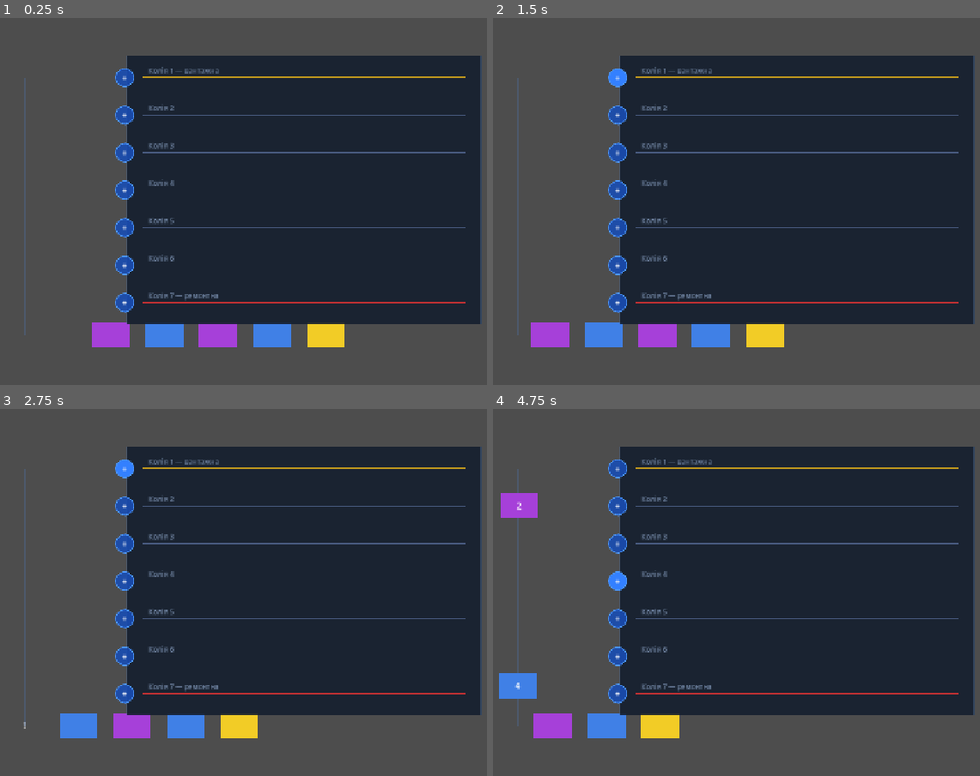
Above: before the commit, frames 1-4 (two rows, left to right).
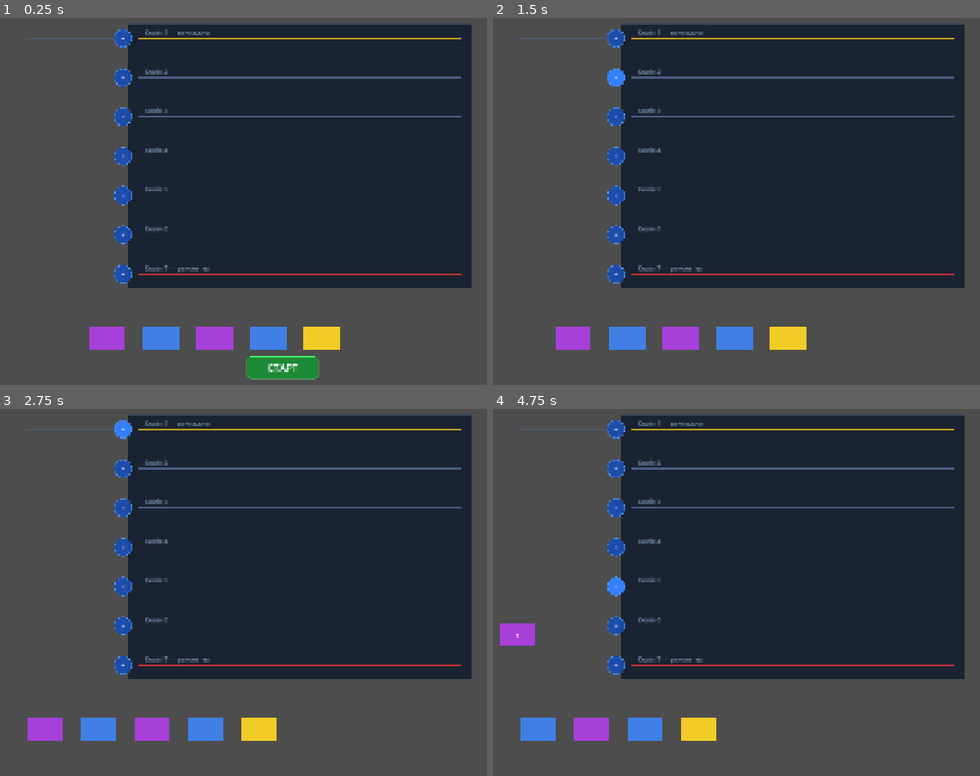
Above: after the commit, the same moments.

Repository: Fenimors99/shunting-game
Game: Godot game, scene res://scenes/GameScreen.tscn
The game is run twice, just before and just after one commit, with the same random seed, the same clock (stepped at 60 frames per second) and the same inputs.
Inputs (mouse positions are in pixels of both pictures, inside the frame that each line leads up to):
- Up to frame 1 (0.25 s): no input
- Up to frame 2 (1.5 s): click (775, 366) at 0.5 s, where only the run after the commit has a clickable "СТАРТ"; click "+" at 1.25 s
- Up to frame 3 (2.75 s): click "+" at 2 s
- Up to frame 4 (4.75 s): click "+" at 2.75 s; click "+" at 3.5 s; click "+" at 4.25 s

The runs differ from the first frame. In frame 1, 21% of the frame differs, in the area x 4-99%, y 1-99%; in frame 2, 22%; in frame 3, 21%; in frame 4, 23%, in the area x 1-99%, y 1-91%.

Commit message:
Scale layout to 1920x1080, add Start button, remove hardcoded Queue position

Diff:
--- a/project.godot
+++ b/project.godot
@@ -22,8 +22,8 @@
 
 [display]
 
-window/size/viewport_width=1280
-window/size/viewport_height=720
+window/size/viewport_width=1920
+window/size/viewport_height=1080
 window/stretch/mode="canvas_items"
 window/stretch/aspect="expand"
 
--- a/scenes/GameScreen.tscn
+++ b/scenes/GameScreen.tscn
@@ -8,7 +8,7 @@
 script = ExtResource("1_gj13t")
 
 [node name="Queue" type="Node2D" parent="." unique_id=975231881]
-position = Vector2(0, 620)
+position = Vector2(0, 0)
 script = ExtResource("1_o75v1")
 
 [node name="Station" type="Node2D" parent="." unique_id=349112496]
--- a/scenes/Wagon.tscn
+++ b/scenes/Wagon.tscn
@@ -3,23 +3,23 @@
 [ext_resource type="Script" path="res://scripts/Wagon.gd" id="1_wagon"]
 
 [sub_resource type="RectangleShape2D" id="1_shape"]
-size = Vector2(70, 46)
+size = Vector2(100, 62)
 
 [node name="Wagon" type="Area2D"]
 script = ExtResource("1_wagon")
 
 [node name="Body" type="ColorRect" parent="."]
-offset_left = -35.0
-offset_top = -23.0
-offset_right = 35.0
-offset_bottom = 23.0
+offset_left = -50.0
+offset_top = -31.0
+offset_right = 50.0
+offset_bottom = 31.0
 color = Color(0.85, 0.25, 0.25, 1)
 
 [node name="Label" type="Label" parent="."]
-offset_left = -35.0
-offset_top = -12.0
-offset_right = 35.0
-offset_bottom = 12.0
+offset_left = -50.0
+offset_top = -16.0
+offset_right = 50.0
+offset_bottom = 16.0
 horizontal_alignment = 1
 vertical_alignment = 1
 
--- a/scripts/GameScreen.gd
+++ b/scripts/GameScreen.gd
@@ -6,10 +6,44 @@
 @onready var station: Node2D    = $Station
 
 func _ready() -> void:
+	queue.position.y = Layout.QUEUE_Y
 	queue.wagon_entered_track.connect(_on_wagon_entered_track)
 	queue.queue_blocked.connect(_on_queue_blocked)
 	queue.queue_unblocked.connect(_on_queue_unblocked)
 	station.track_entry_tapped.connect(_on_track_entry_tapped)
+	_create_start_button()
+
+func _create_start_button() -> void:
+	var btn := Button.new()
+	btn.text = "СТАРТ"
+	btn.custom_minimum_size = Vector2(200, 64)
+	btn.position = Vector2(
+		(1920 - 200) / 2.0,
+		Layout.QUEUE_Y + 50
+	)
+
+	var style := StyleBoxFlat.new()
+	style.bg_color = Color(0.1, 0.55, 0.2, 0.95)
+	style.border_color = Color(0.3, 0.9, 0.4)
+	style.set_border_width_all(2)
+	style.set_corner_radius_all(10)
+
+	var style_hover := StyleBoxFlat.new()
+	style_hover.bg_color = Color(0.15, 0.7, 0.25, 0.95)
+	style_hover.set_corner_radius_all(10)
+
+	btn.add_theme_stylebox_override("normal", style)
+	btn.add_theme_stylebox_override("hover", style_hover)
+	btn.add_theme_stylebox_override("pressed", style_hover)
+	btn.add_theme_color_override("font_color", Color.WHITE)
+	btn.add_theme_font_size_override("font_size", 28)
+
+	btn.pressed.connect(_on_start_pressed.bind(btn))
+	add_child(btn)
+
+func _on_start_pressed(btn: Button) -> void:
+	btn.queue_free()
+	queue.start()
 
 # --- Сигнали черги ---
 
--- a/scripts/Layout.gd
+++ b/scripts/Layout.gd
@@ -1,15 +1,15 @@
 class_name Layout
 
-# Точка розвороту черги (X де вагон має бути призначений)
-const JUNCTION_X    := 160.0
+# Точка розвороту черги (X де вагон має бути призначений або заблокує)
+const JUNCTION_X    := 240.0
 # Y-позиція вузла Queue в GameScreen
-const QUEUE_Y       := 620.0
+const QUEUE_Y       := 940.0
 
 # Станція
-const STATION_LEFT  := 380.0
-const STATION_RIGHT := 980.0
-const TRACK_TOP     := 140.0
-const TRACK_SPACING := 70.0
+const STATION_LEFT  := 560.0
+const STATION_RIGHT := 1460.0
+const TRACK_TOP     := 100.0
+const TRACK_SPACING := 110.0
 const TRACK_COUNT   := 7
 
 static func get_track_y(track_index: int) -> float:
--- a/scripts/Queue.gd
+++ b/scripts/Queue.gd
@@ -6,7 +6,7 @@
 const QUEUE_LIMIT    := 10
 const SPAWN_INTERVAL := 3.0
 const QUEUE_SPEED    := 80.0   # px/сек
-const WAGON_GAP      := 100.0  # відстань між вагонами
+const WAGON_GAP      := 150.0  # відстань між вагонами
 
 signal wagon_entered_track(wagon: Wagon, track_index: int)
 signal queue_blocked(wagon: Wagon)
@@ -15,6 +15,7 @@
 var _wagons: Array[Wagon] = []
 var _selected: Wagon = null
 var _blocked: bool = false
+var _running: bool = false
 var _spawn_timer: float = 0.0
 
 const _COLORS := ["red", "blue", "green", "yellow", "purple"]
@@ -24,8 +25,11 @@
 	for i in 5:
 		_spawn_wagon(i)
 
+func start() -> void:
+	_running = true
+
 func _process(delta: float) -> void:
-	if _blocked:
+	if not _running or _blocked:
 		return
 	_move_wagons(delta)
 	_check_front_wagon()
--- a/scripts/Station.gd
+++ b/scripts/Station.gd
@@ -40,13 +40,13 @@
 			color = COLOR_TRACK_CARGO
 		elif i == 6:
 			color = COLOR_TRACK_REPAIR
-		draw_line(Vector2(Layout.STATION_LEFT, y), Vector2(Layout.STATION_RIGHT, y), color, 2.0)
+		draw_line(Vector2(Layout.STATION_LEFT, y), Vector2(Layout.STATION_RIGHT, y), color, 3.0)
 
 		draw_string(
 			ThemeDB.fallback_font,
-			Vector2(Layout.STATION_LEFT + 10, y - 8),
+			Vector2(Layout.STATION_LEFT + 14, y - 10),
 			labels[i],
-			HORIZONTAL_ALIGNMENT_LEFT, -1, 13,
+			HORIZONTAL_ALIGNMENT_LEFT, -1, 18,
 			Color(0.6, 0.7, 0.85, 0.7)
 		)
 
@@ -61,8 +61,8 @@
 		var y := Layout.get_track_y(i)
 		var btn := Button.new()
 		btn.text = "+"
-		btn.custom_minimum_size = Vector2(36, 36)
-		btn.position = Vector2(Layout.STATION_LEFT - 52, y - 18)
+		btn.custom_minimum_size = Vector2(52, 52)
+		btn.position = Vector2(Layout.STATION_LEFT - 72, y - 26)
 		btn.add_theme_stylebox_override("normal",  _make_circle_style(Color(0.1, 0.3, 0.7, 0.9)))
 		btn.add_theme_stylebox_override("hover",   _make_circle_style(Color(0.2, 0.5, 1.0)))
 		btn.add_theme_stylebox_override("pressed", _make_circle_style(Color(0.05, 0.2, 0.6)))
@@ -77,5 +77,5 @@
 	s.bg_color = color
 	s.border_color = Color(0.3, 0.6, 1.0)
 	s.set_border_width_all(2)
-	s.set_corner_radius_all(18)
+	s.set_corner_radius_all(26)
 	return s
